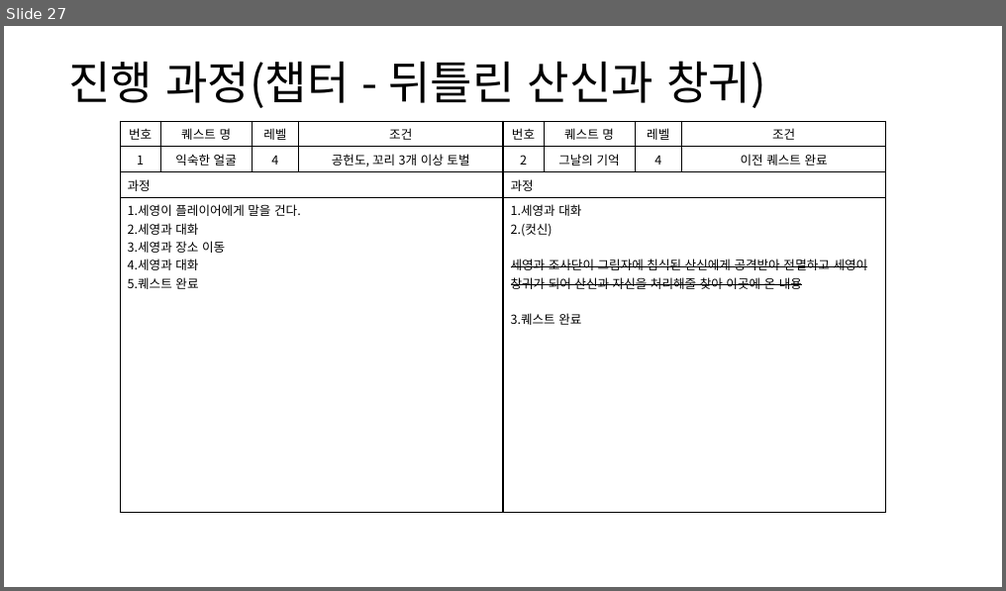
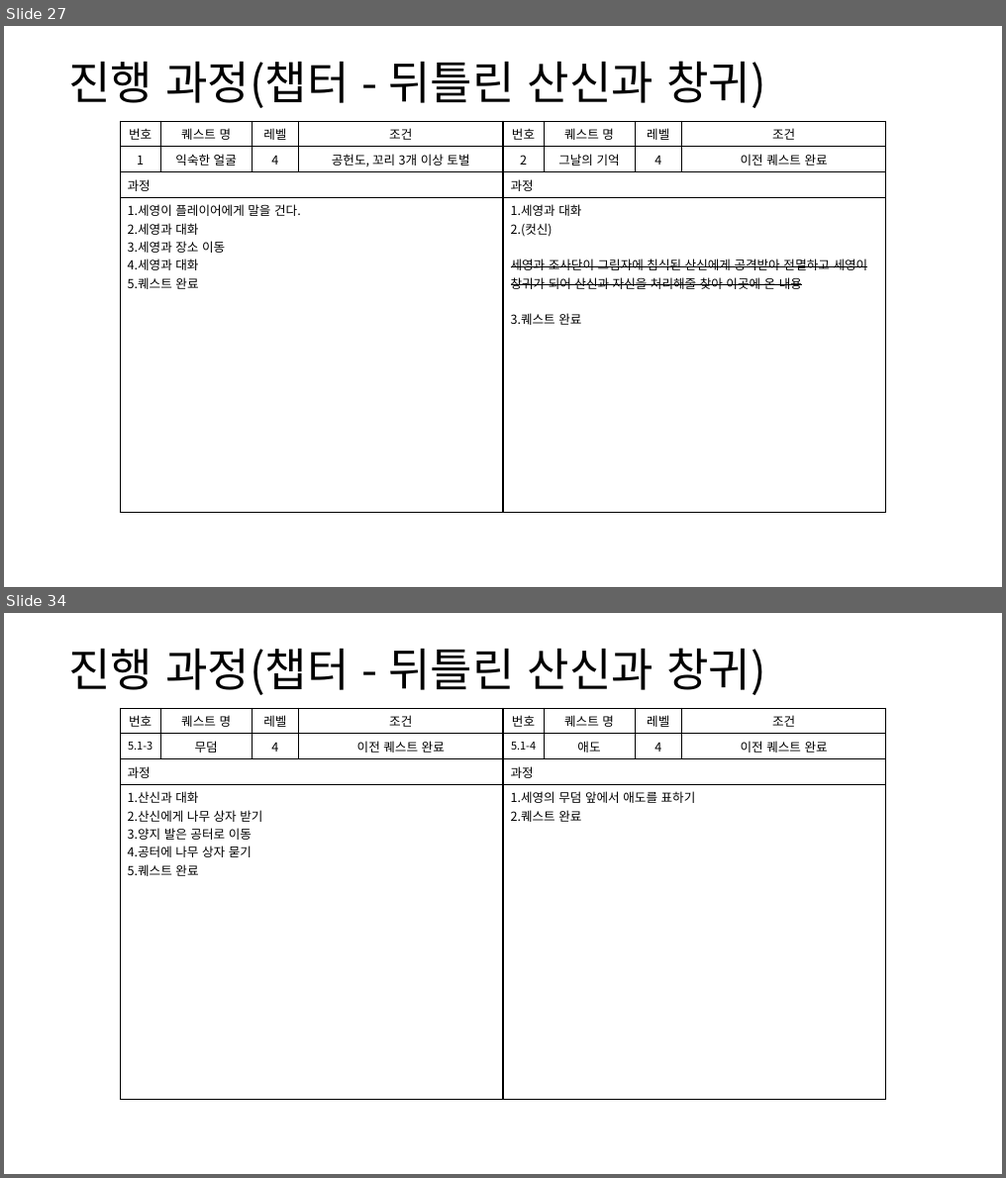
Before and after one commit to yjk0401/unityenginebasic_9th, a slide deck: 기획/퀘스트(메인) 기획서.pptx. Shown one above the other, each under a label of ours: slide 27 before the commit, slides 27 and 34 after it; the slides between them are not shown. The pictures are 1006x591 and 1006x1178 pixels, drawn with LibreOffice and Linux fonts; fonts in the diff are those of the drawing. Boxes give left, top, right and bottom in pixels: in the first picture for what was removed or moved away, otherwise in the second. Text is boxed around its words. In the diff, an @@ line names an element or a change of style, - is before the commit and + after.

```diff
--- a/기획/퀘스트(메인) 기획서.pptx
+++ b/기획/퀘스트(메인) 기획서.pptx
@@ slide 34 added at [4, 613, 1002, 1174], background #FFFFFF @@
@@ text added at [68, 648, 766, 695], 44 pt, text #000000 @@
+진행 과정(챕터 - 뒤틀린 산신과 창귀)
@@ table added at [120, 708, 503, 1090], 4 rows, 4 columns @@
+번호 | 퀘스트 명 | 레벨 | 조건
+5.1-3 | 무덤 | 4 | 이전 퀘스트 완료
+과정 |  |  | 
+1.산신과 대화 / 2.산신에게 나무 상자 받기 / 3.양지 발은 공터로 이동 / 4.공터에 나무 상자 묻기 / 5.퀘스트 완료 |  |  | 
@@ table added at [503, 708, 887, 1090], 4 rows, 4 columns @@
+번호 | 퀘스트 명 | 레벨 | 조건
+5.1-4 | 애도 | 4 | 이전 퀘스트 완료
+과정 |  |  | 
+1.세영의 무덤 앞에서 애도를 표하기 / 2.퀘스트 완료 |  |  | 
```
Also in this commit, not shown: 2 slides changed, 7 other slides added, 1 other file.
